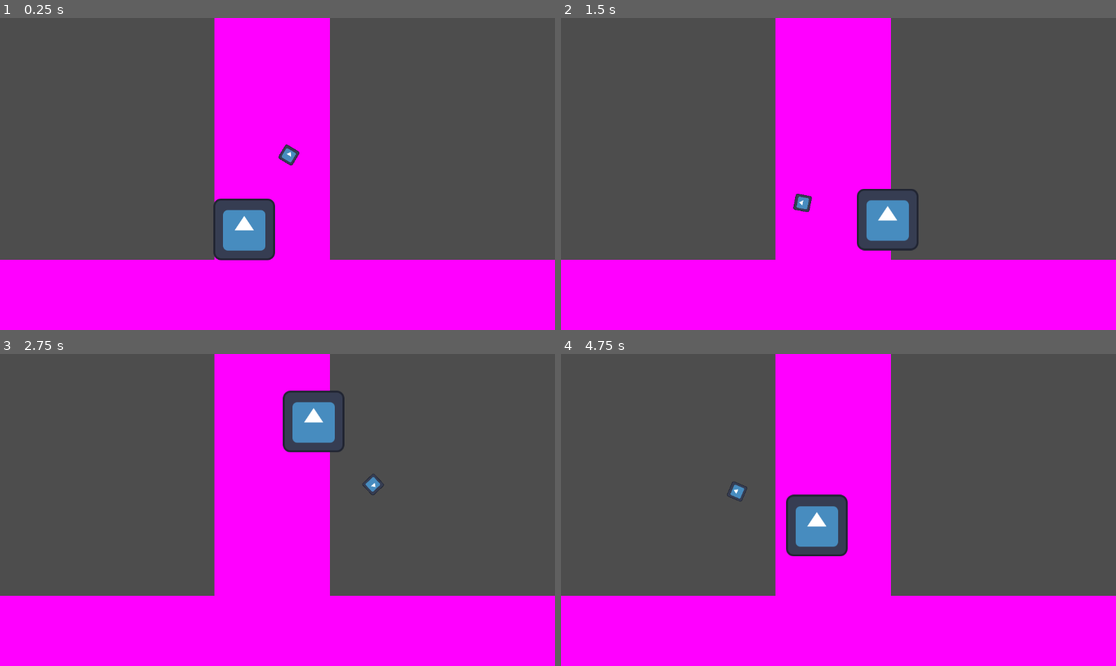
Above: before the commit, frames 1-4 (two rows, left to right).
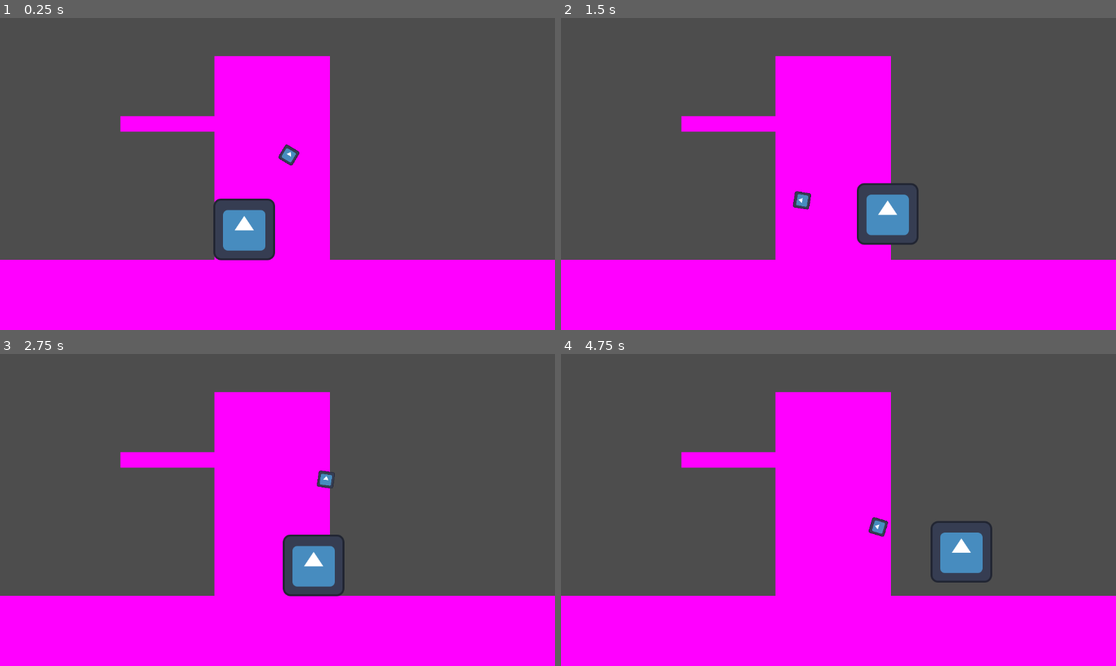
Above: after the commit, the same moments.

Repository: paxelotl/lame-jam-48
Game: Godot game, scene res://main.tscn
The game is run twice, just before and just after one commit, with the same random seed, the same clock (stepped at 60 frames per second) and the same inputs. The engine's default icon, where the game draws it, is replaced by a stand-in: a white triangle on a blue panel in a dark square.
Inputs (mouse positions are in pixels of both pictures, inside the frame that each line leads up to):
- Up to frame 1 (0.25 s): no input
- Up to frame 2 (1.5 s): tap Enter at 0.5 s; move the mouse to (960, 158) at 0.52 s; press the mouse at (960, 158) at 0.53 s; hold D (move_right) from 0.53 s (still down); move the mouse to (727, 189) at 1.27 s; release the mouse at (727, 189) at 1.28 s; click (727, 189) at 1.35 s
- Up to frame 3 (2.75 s): move the mouse to (333, 441) at 2.02 s; release D (move_right) at 2.03 s; press the mouse at (333, 441) at 2.03 s; hold A (move_left) from 2.03 s (still down)
- Up to frame 4 (4.75 s): move the mouse to (810, 572) at 2.77 s; release A (move_left) at 2.78 s; release the mouse at (810, 572) at 2.78 s; hold D (move_right) 2.78-4.28 s; click (810, 572) at 2.85 s; move the mouse to (1005, 556) at 3.52 s; press the mouse at (1005, 556) at 3.53 s; move the mouse to (672, 463) at 4.27 s; release the mouse at (672, 463) at 4.28 s; hold A (move_left) from 4.28 s (still down); click (672, 463) at 4.35 s

The runs differ from the first frame. In frame 1, 3.4% of the frame differs, in the area x 21-60%, y 0-37%; in frame 2, 4.4%; in frame 3, 7.4%, in the area x 21-70%, y 0-78%; in frame 4, 7.2%.

Commit message:
Add hold to jump higher

Diff:
--- a/main.tscn
+++ b/main.tscn
@@ -11,6 +11,9 @@
 
 [sub_resource type="PlaceholderTexture2D" id="PlaceholderTexture2D_iy5xk"]
 size = Vector2(200, 200)
+
+[sub_resource type="RectangleShape2D" id="RectangleShape2D_8ut7a"]
+size = Vector2(19.3954, 20)
 
 [node name="Main" type="Node"]
 
@@ -44,8 +47,26 @@
 scale = Vector2(7.22, 0.85)
 texture = SubResource("PlaceholderTexture2D_iy5xk")
 
-[node name="Tree" type="Sprite2D" parent="."]
+[node name="Pillar" type="Node2D" parent="."]
+position = Vector2(565, 303.489)
+scale = Vector2(1.19728, 2.24488)
+
+[node name="Tree" type="Sprite2D" parent="Pillar"]
 z_index = -1
-position = Vector2(565, -20)
-scale = Vector2(1.19728, 5.47977)
 texture = SubResource("PlaceholderTexture2D_iy5xk")
+
+[node name="StaticBody2D" type="StaticBody2D" parent="Pillar"]
+position = Vector2(-133.636, -37.1906)
+scale = Vector2(13.9128, 0.712907)
+
+[node name="CollisionShape2D" type="CollisionShape2D" parent="Pillar/StaticBody2D"]
+position = Vector2(0.30229, 3.05176e-05)
+scale = Vector2(1, 1)
+shape = SubResource("RectangleShape2D_8ut7a")
+one_way_collision = true
+
+[node name="Branch" type="Sprite2D" parent="Pillar/StaticBody2D/CollisionShape2D"]
+z_index = -1
+position = Vector2(0, 3.05176e-05)
+scale = Vector2(0.0962525, 0.100229)
+texture = SubResource("PlaceholderTexture2D_iy5xk")
--- a/player.gd
+++ b/player.gd
@@ -5,12 +5,7 @@
 @onready var arrow = $ArrowPivot/Arrow
 
 var direction_to_arrow: Vector2
-
-func _input(event):
-	if event is InputEventMouseButton and event.is_pressed():
-		match event.button_index:
-			MOUSE_BUTTON_LEFT:
-				launch()
+var jump_power: float = 700
 
 func _physics_process(delta: float) -> void:
 	# point arrow towards cursor
@@ -23,6 +18,13 @@
 	if not is_on_floor():
 		velocity += get_gravity() * delta
 
+	# Hold to increase jump power
+	if Input.is_action_pressed("left_click") and jump_power < 1100:
+		jump_power += 300 * delta
+	if Input.is_action_just_released("left_click"):
+		launch(jump_power)
+		jump_power = 700
+
 	# Handle left right input
 	var direction := Input.get_axis("move_left", "move_right")
 	if is_on_floor():
@@ -33,6 +35,6 @@
 
 	move_and_slide()
 
-func launch():
+func launch(power: float):
 	if is_on_floor():
-		velocity = direction_to_arrow.normalized() * 800
+		velocity = direction_to_arrow.normalized() * power
--- a/project.godot
+++ b/project.godot
@@ -27,6 +27,11 @@
 "events": [Object(InputEventKey,"resource_local_to_scene":false,"resource_name":"","device":-1,"window_id":0,"alt_press …(192 unchanged characters)…
 ]
 }
+left_click={
+"deadzone": 0.5,
+"events": [Object(InputEventMouseButton,"resource_local_to_scene":false,"resource_name":"","device":-1,"window_id":0,"alt_pressed":false,"shift_pressed":false,"ctrl_pressed":false,"meta_pressed":false,"button_mask":1,"position":Vector2(351, 17),"global_position":Vector2(360, 63),"factor":1.0,"button_index":1,"canceled":false,"pressed":true,"double_click":false,"script":null)
+]
+}
 
 [rendering]
 
Not shown: 1 places in main.tscn that only renumber resources
